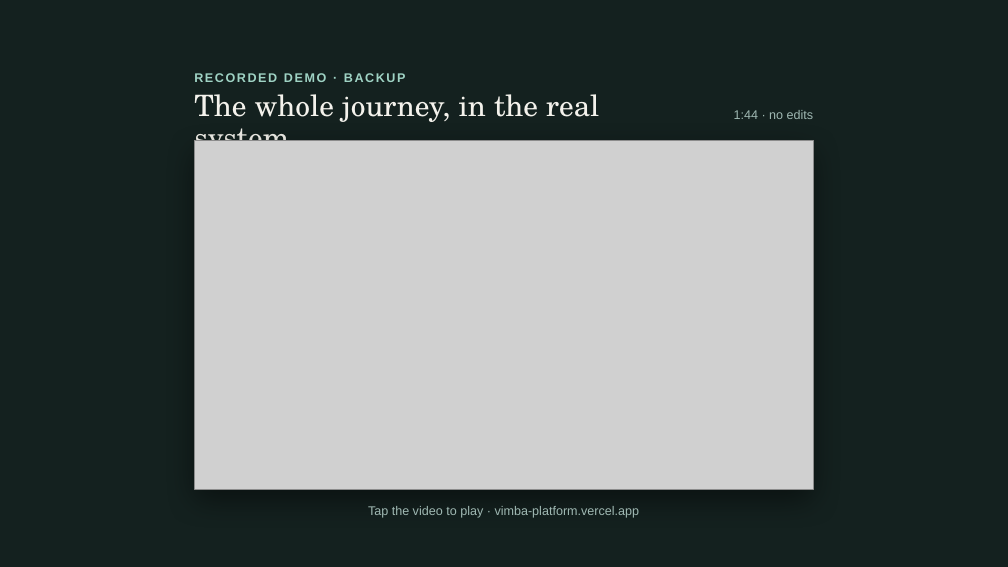
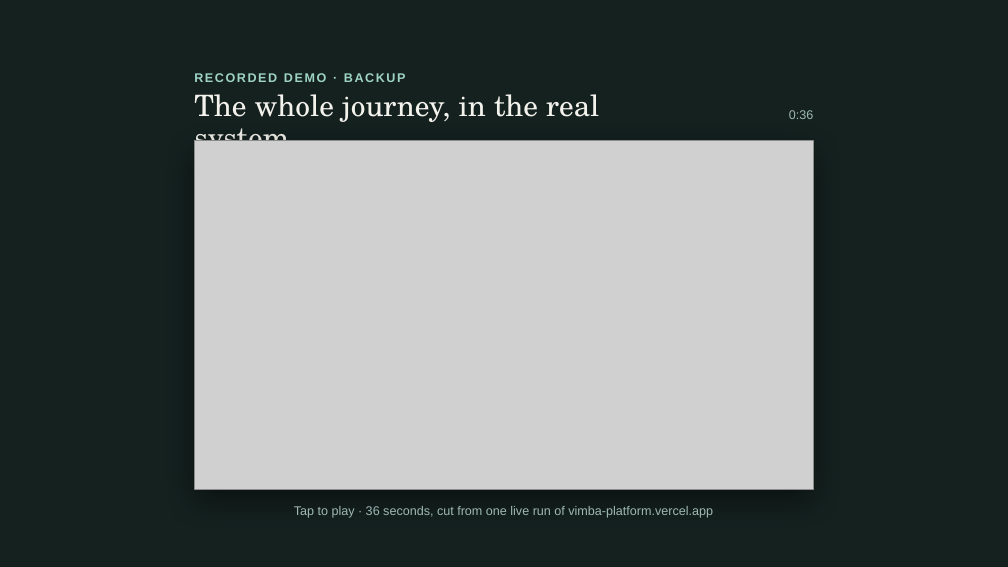
Before and after one commit to harrymakoni-netizen/Vimba-platform-, a slide deck: slide 12 of presentation/Vimba_Pitch_Final.pptx. Drawn at 1008x567 pixels with LibreOffice and Linux fonts; fonts in the diff are those of the drawing; grey boxes stand for pictures. Boxes give left, top, right and bottom in pixels: in the first picture for what was removed or moved away, otherwise in the second. Text is boxed around its words. In the diff, an @@ line names an element or a change of style, - is before the commit and + after.

```diff
--- a/presentation/Vimba_Pitch_Final.pptx
+++ b/presentation/Vimba_Pitch_Final.pptx
@@ text at box(789, 110, 813, 119): text changed @@
-1:44 · no edits
+0:36
@@ text at box(294, 506, 713, 518): text changed @@
-Tap the video to play · vimba-platform.vercel.app
+Tap to play · 36 seconds, cut from one live run of vimba-platform.vercel.app
```
Also in this commit, not shown: 7 other files.
